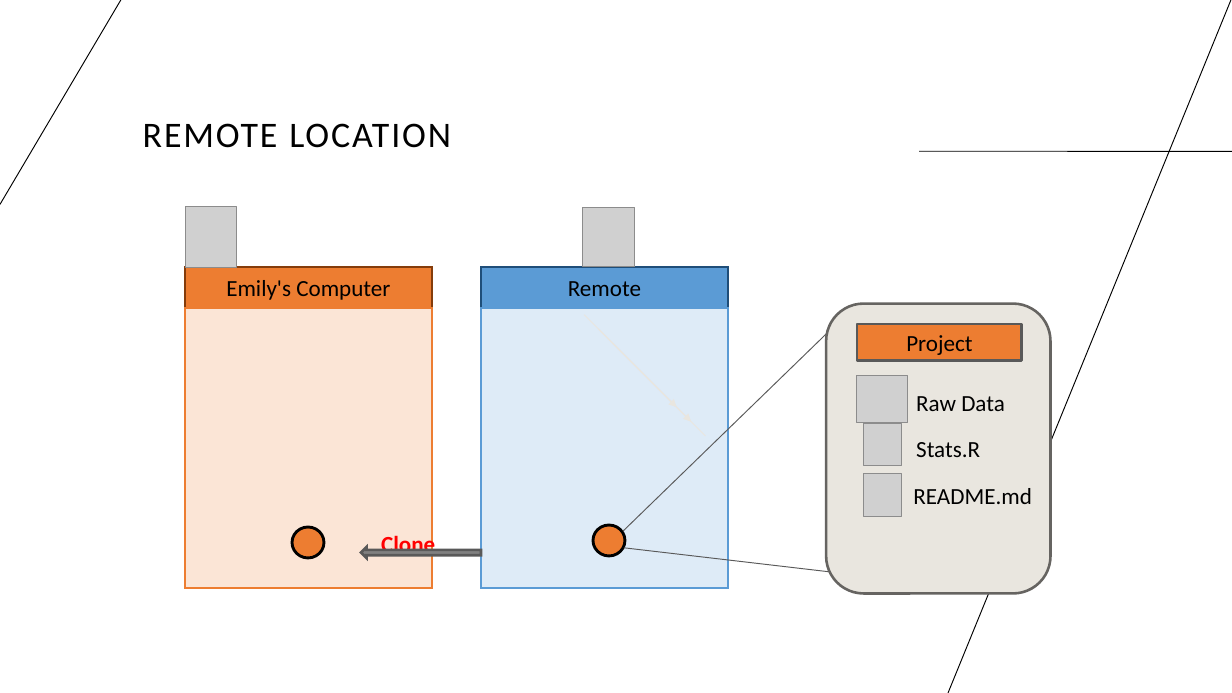
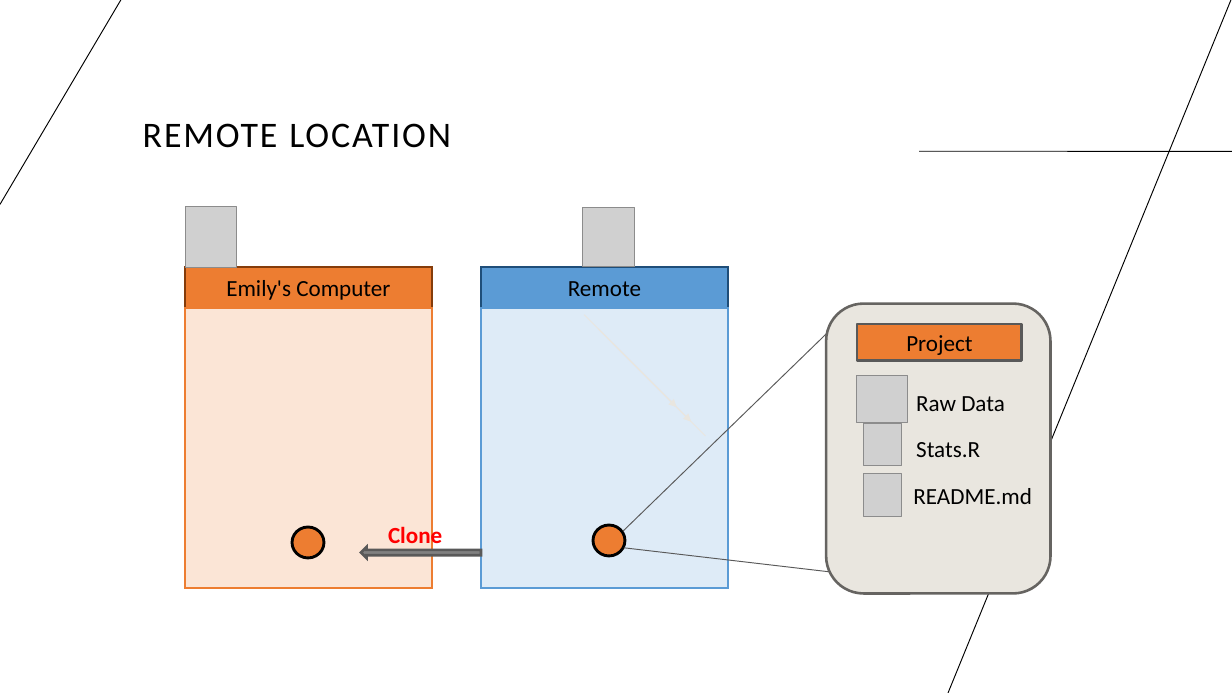
Before and after one commit to cassandra-hui/GitHub-Workshop, a slide deck: slide 16 of Day_1.pptx (slide 10 before the commit). Drawn at 1232x693 pixels with LibreOffice and Linux fonts; fonts in the diff are those of the drawing; grey boxes stand for pictures. Boxes give left, top, right and bottom in pixels: in the first picture for what was removed or moved away, otherwise in the second. Text is boxed around its words. In the diff, an @@ line names an element or a change of style, - is before the commit and + after.

```diff
--- a/Day_1.pptx
+++ b/Day_1.pptx
@@ text "Clone" moved from (x1=381, y1=533, x2=435, y2=559) to (x1=388, y1=523, x2=442, y2=549) @@
```
Also in this commit, not shown: 14 other slides changed, 10 slides added, 2 slides removed, 5 other files.
